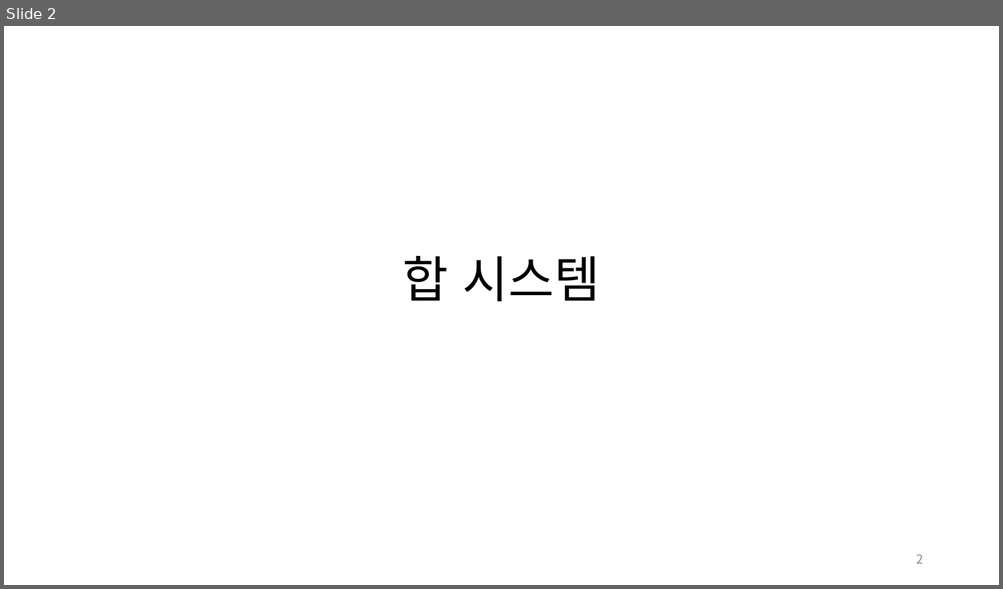
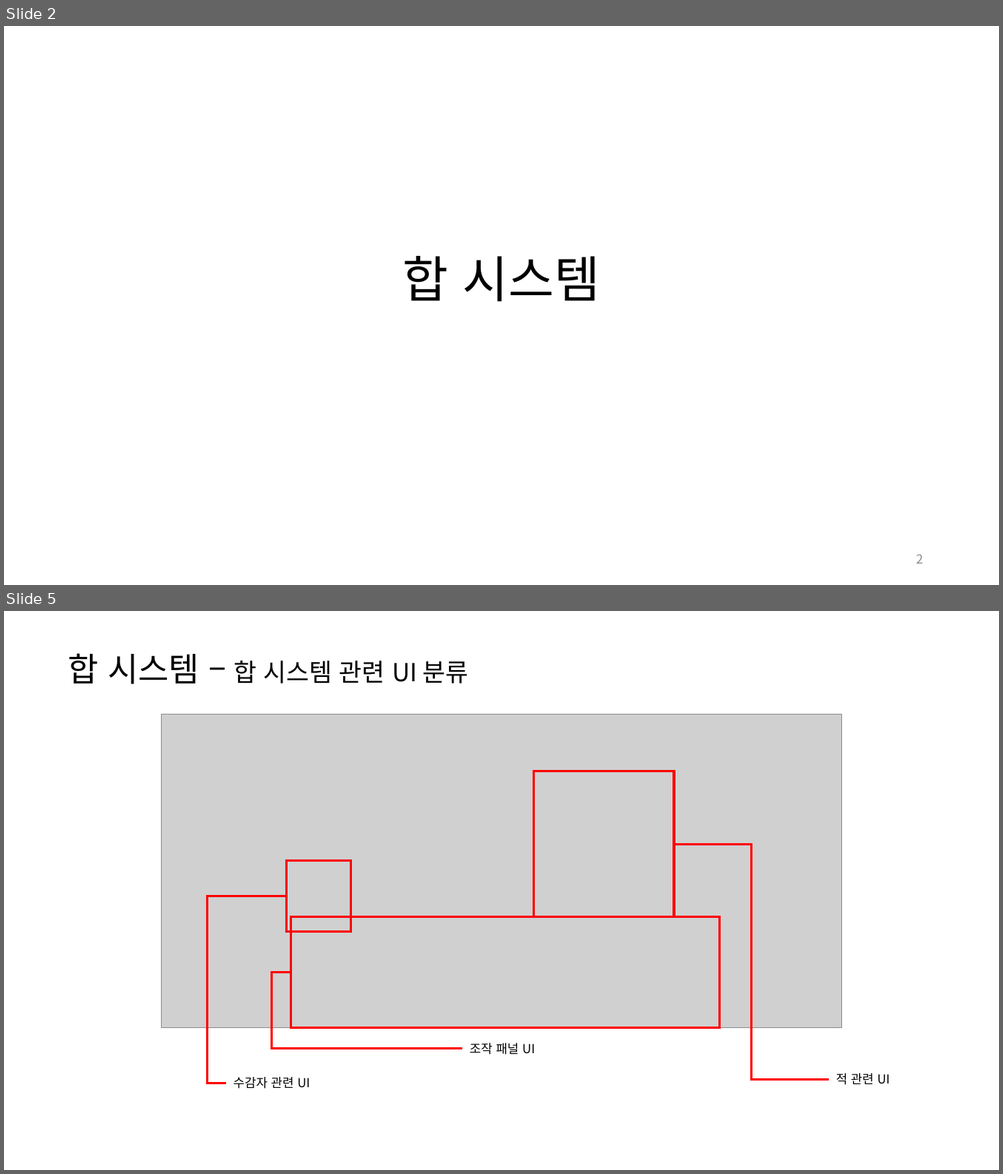
Before and after one commit to yjk0401/unityenginebasic_9th, a slide deck: 기획/림버스 컴퍼니/Limbus Company 합 시스템 역 기획서-윤정근.pptx. Shown one above the other, each under a label of ours: slide 2 before the commit, slides 2 and 5 after it; the slides between them are not shown. The pictures are 1003x589 and 1003x1174 pixels, drawn with LibreOffice and Linux fonts; fonts in the diff are those of the drawing; grey boxes stand for pictures. Boxes give left, top, right and bottom in pixels: in the first picture for what was removed or moved away, otherwise in the second. Text is boxed around its words. In the diff, an @@ line names an element or a change of style, - is before the commit and + after.

```diff
--- a/기획/림버스 컴퍼니/Limbus Company 합 시스템 역 기획서-윤정근.pptx
+++ b/기획/림버스 컴퍼니/Limbus Company 합 시스템 역 기획서-윤정근.pptx
@@ slide 5 added at (x1=4, y1=611, x2=999, y2=1170), background #FFFFFF @@
@@ text added at (x1=68, y1=653, x2=469, y2=684), 24 pt, text #000000 @@
+합 시스템 – 합 시스템 관련 UI 분류
@@ picture added at (x1=162, y1=715, x2=841, y2=1029) @@
@@ rectangle added at (x1=534, y1=772, x2=674, y2=917), outline #FF0000 2.25 pt @@
@@ elbow line added from (674, 845) to (828, 1079), #FF0000 2.25 pt @@
@@ rectangle added at (x1=286, y1=861, x2=350, y2=932), outline #FF0000 2.25 pt @@
@@ elbow line added from (286, 897) to (225, 1083), #FF0000 2.25 pt @@
@@ rectangle added at (x1=290, y1=917, x2=720, y2=1028), outline #FF0000 2.25 pt @@
@@ elbow line added from (290, 973) to (462, 1049), #FF0000 2.25 pt @@
@@ text added at (x1=469, y1=1043, x2=535, y2=1055), 12 pt, text #000000 @@
+조작 패널 UI
@@ text added at (x1=836, y1=1073, x2=890, y2=1085), 12 pt, text #000000 @@
+적 관련 UI
@@ text added at (x1=233, y1=1077, x2=310, y2=1089), 12 pt, text #000000 @@
+수감자 관련 UI
```
Also in this commit, not shown: 5 slides changed, 4 other slides added, 1 other file.
